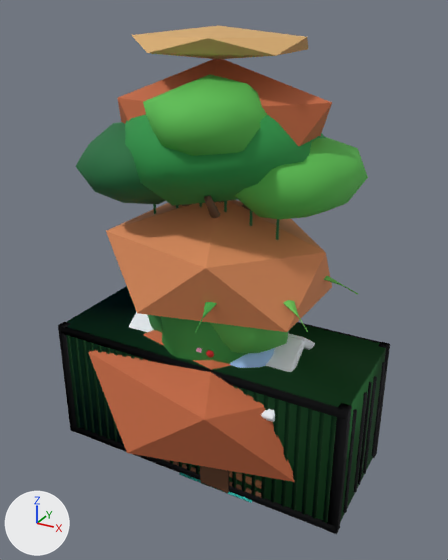
Before and after pictures for a commit that changed the glTF model public/models/props.glb.
Camera for both pictures: a camera (50 mm lens) standing at (5.3, -9.45, 8.52) and looking at (0.12, -0.02, 3.8). The axes (+X, +Y, +Z) are drawn at lower left. The lights are the same throughout. The older version comes first. Where no turn or scale is listed for an object, it has been applied to the vertices.

Names of what the first picture shows: 'cabin', 'candytree', 'container3', 'jungletree', 'mesa', 'tree' and 3 more.
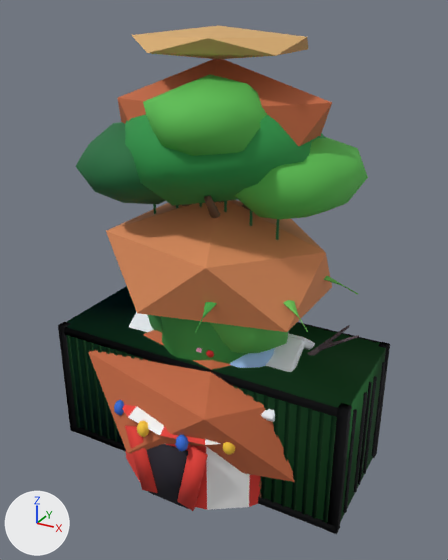
Where the change shows, as pixel boxes [x1, y1, x2, y2] in the pictures (448 x 560 px):
'tent', added
    after: [114, 400, 261, 511]
    faces in mat_red (red #e63c32): [122, 405, 261, 511]
    faces in mat_white (white #f5f5f5): [128, 407, 250, 510]
    faces in mat_ghost_eye (black #1e1a28): [147, 444, 189, 509]
    faces in mat_fair_blue (blue #326edc): [114, 400, 189, 451]
    faces in mat_yellow (yellow #ffce3c): [137, 421, 235, 455]
'spookytree', added
    after: [307, 325, 359, 355]
    faces in mat_dead_bark_dark (dark grey #5c4e56): [318, 325, 359, 351]

The change, as a diff of the scene's bpy script:
```diff
--- a/public/models/props.glb.py
+++ b/public/models/props.glb.py
@@ mat_fair_blue @@
+mat_fair_blue = principled_material('fair_blue')
+mat_fair_blue.base_color = (0.0319, 0.156, 0.716)  # blue #326edc
+mat_fair_blue.roughness = 0.8
@@ mat_ghost_eye @@
+mat_ghost_eye = principled_material('ghost_eye')
+mat_ghost_eye.base_color = (0.013, 0.0103, 0.0212)  # black #1e1a28
+mat_ghost_eye.roughness = 0.8
@@ mat_dead_bark @@
+mat_dead_bark = principled_material('dead_bark')
+mat_dead_bark.base_color = (0.188, 0.138, 0.15)  # grey #78686c
+mat_dead_bark.roughness = 0.8
@@ mat_dead_bark_dark @@
+mat_dead_bark_dark = principled_material('dead_bark_dark')
+mat_dead_bark_dark.base_color = (0.107, 0.0762, 0.0931)  # dark grey #5c4e56
+mat_dead_bark_dark.roughness = 0.8
@@ me_tent @@
+me_tent.from_pydata(...)  # 780 vertices, 1468 faces; spans x -2.2..2.2, y -2.2..2.2, z -0.8..3.1
+# faces by material slot: [98, 46, 20, 652, 12, 640]
+me_tent.materials.append(mat_red)  # red #e63c32
+me_tent.materials.append(mat_white)  # white #f5f5f5
+me_tent.materials.append(mat_crate_wood_dark)  # brown #966c3e
+me_tent.materials.append(mat_yellow)  # yellow #ffce3c
+me_tent.materials.append(mat_ghost_eye)  # black #1e1a28
+me_tent.materials.append(mat_fair_blue)  # blue #326edc
@@ me_spookytree @@
+me_spookytree.from_pydata(...)  # 418 vertices, 720 faces; spans x -2.02..2.73, y -0.45..0.59, z -0.09..4.89
+# faces by material slot: [320, 260, 140]
+me_spookytree.materials.append(mat_dead_bark)  # grey #78686c
+me_spookytree.materials.append(mat_dead_bark_dark)  # dark grey #5c4e56
+me_spookytree.materials.append(mat_ghost_eye)  # black #1e1a28
@@ ob_tent @@
+ob_tent = bpy.data.objects.new('tent', me_tent)
+ob_tent.location = (0.0, 0.0, 0.8)
@@ ob_spookytree @@
+ob_spookytree = bpy.data.objects.new('spookytree', me_spookytree)
+ob_spookytree.location = (0.0, 0.0, 0.0)
```
